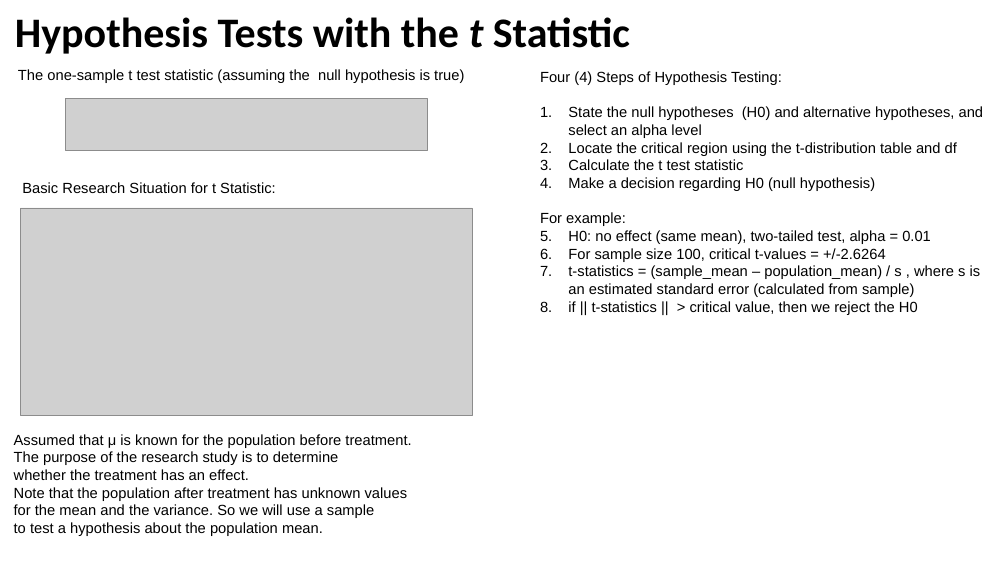
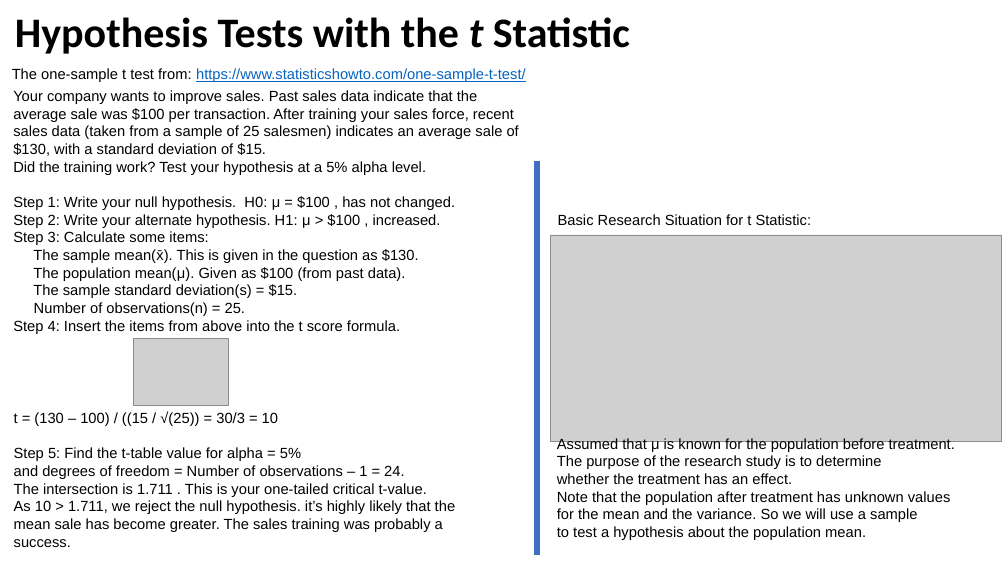
Before and after one commit to lselector/ml_ai_doc, a slide deck: slide 3 of statistics_07_t_distribution.pptx. Drawn at 1008x567 pixels with LibreOffice and Linux fonts; fonts in the diff are those of the drawing; grey boxes stand for pictures. Boxes give left, top, right and bottom in pixels: in the first picture for what was removed or moved away, otherwise in the second. Text is boxed around its words. In the diff, an @@ line names an element or a change of style, - is before the commit and + after.

Commit message:
fixed formula

```diff
--- a/statistics_07_t_distribution.pptx
+++ b/statistics_07_t_distribution.pptx
@@ text at [12,68,526,82]: text changed; text colour #000000 to #0563C1 @@
-The one-sample t test statistic (assuming the null hypothesis is true)
+The one-sample t test from: https://www.statisticshowto.com/one-sample-t-test/
@@ text removed at [540,71,984,315] @@
-Four (4) Steps of Hypothesis Testing:
-1. State the null hypotheses (H0) and alternative hypotheses, and select an alpha level
-2. Locate the critical region using the t-distribution table and df
-3. Calculate the t test statistic
-4. Make a decision regarding H0 (null hypothesis)
-For example:
-1. H0: no effect (same mean), two-tailed test, alpha = 0.01
-2. For sample size 100, critical t-values = +/-2.6264
-3. t-statistics = (sample_mean – population_mean) / s , where s is an estimated standard error (calculated from sample)
-4. if || t-statistics || > critical value, then we reject the H0
@@ text added at [13,90,519,334], 14 pt, text #000000 @@
+Your company wants to improve sales. Past sales data indicate that the average sale was $100 per transaction. After training your sales force, recent sales data (taken from a sample of 25 salesmen) indicates an average sale of $130, with a standard deviation of $15.
+Did the training work? Test your hypothesis at a 5% alpha level.
+Step 1: Write your null hypothesis. H0: μ = $100 , has not changed.
+Step 2: Write your alternate hypothesis. H1: μ > $100 , increased.
+Step 3: Calculate some items:
+The sample mean(x̄). This is given in the question as $130.
+The population mean(μ). Given as $100 (from past data).
+The sample standard deviation(s) = $15.
+Number of observations(n) = 25.
+Step 4: Insert the items from above into the t score formula.
@@ picture removed at [66,98,427,150] @@
@@ line added from (537, 161) to (537, 556), #3F6FC3 5 pt @@
@@ text "Basic Research Situation for t ...": place and size @@
-text "Basic Research Situation for t ..." at [22,182,276,193]
+text "Basic Research Situation for t ..." at [558,214,812,225]
@@ picture: place and size @@
-picture at [20,208,472,415]
+picture at [551,235,1002,442]
@@ picture added at [133,339,228,405] @@
@@ text added at [14,411,455,547], 14 pt, text #000000 @@
+t = (130 – 100) / ((15 / √(25)) = 30/3 = 10
+Step 5: Find the t-table value for alpha = 5%
+and degrees of freedom = Number of observations – 1 = 24.
+The intersection is 1.711 . This is your one-tailed critical t-value.
+As 10 > 1.711, we reject the null hypothesis. it’s highly likely that the mean sale has become greater. The sales training was probably a success.
@@ text "Assumed that μ is known ...": place and size @@
-text "Assumed that μ is known ..." at [14,434,411,536]
+text "Assumed that μ is known ..." at [557,438,955,540]
```
Also in this commit, not shown: 2 other slides changed.
